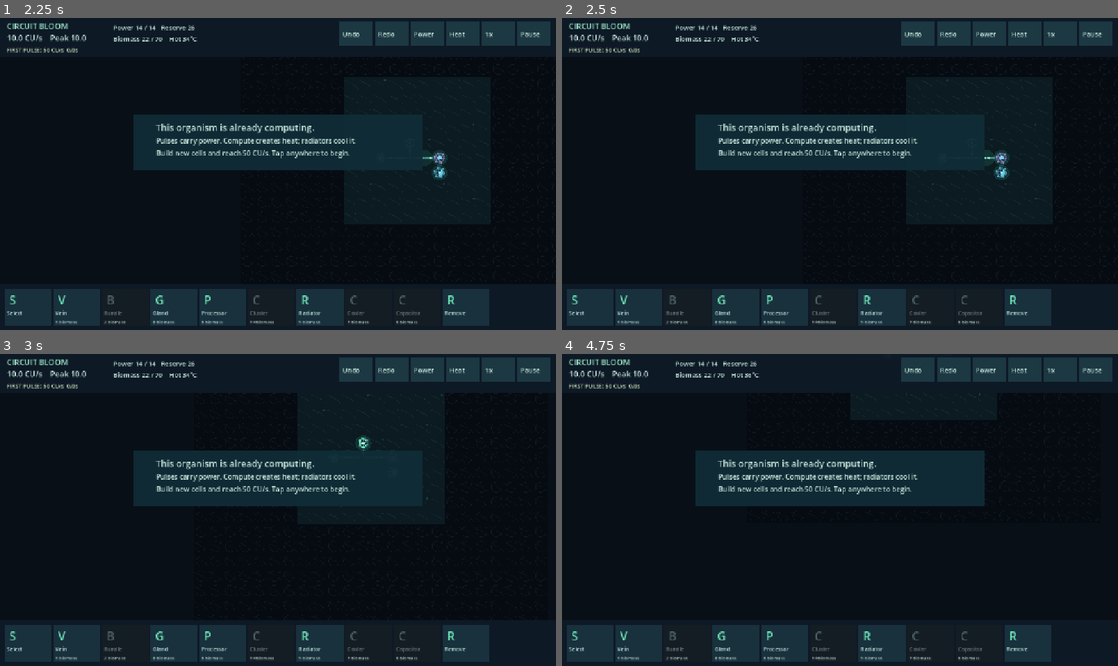
Above: before the commit, frames 1-4 (two rows, left to right).
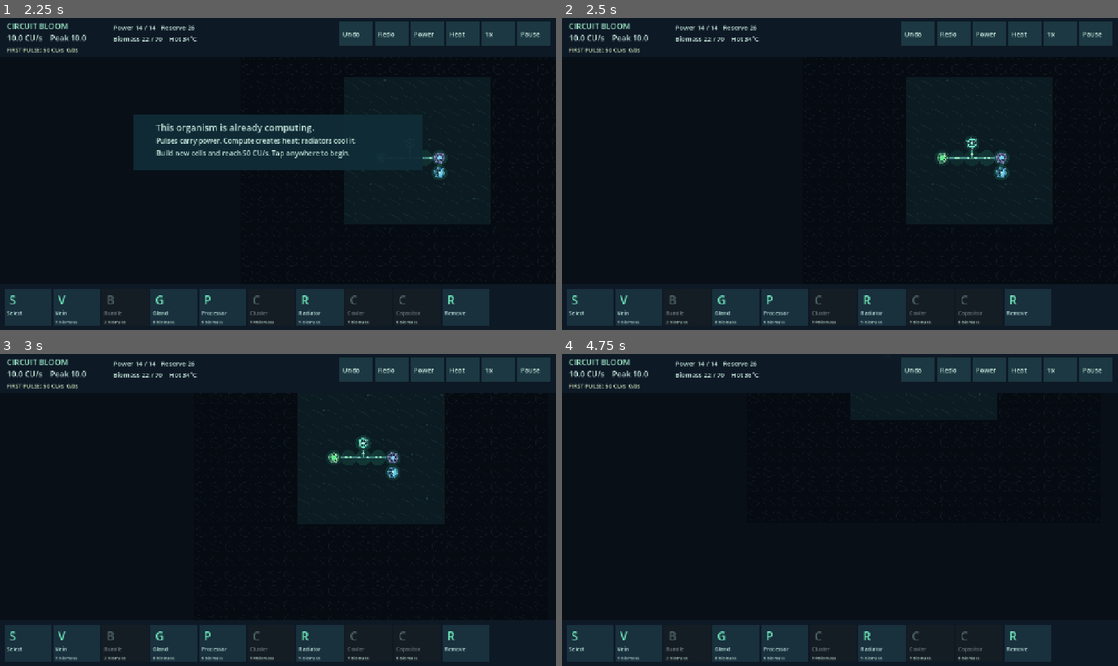
Above: after the commit, the same moments.

Repository: narmanb/circuit-bloom
Game: Godot game, scene res://scenes/Main.tscn
The game is run twice, just before and just after one commit, with the same random seed, the same clock (stepped at 60 frames per second) and the same inputs.
Inputs (mouse positions are in pixels of both pictures, inside the frame that each line leads up to):
- Up to frame 1 (2.25 s): tap Enter at 0.5, 2 s; drag from (278, 174) to (333, 105) at 0.52 s; tap Space at 1.25 s; drag from (166, 189) to (250, 236) at 1.27 s; move the mouse to (333, 105) at 2.02 s; tap Z at 2.1 s; click (333, 105) at 2.17 s
- Up to frame 2 (2.5 s): no input
- Up to frame 3 (3 s): tap Space at 2.75 s; drag from (250, 572) to (111, 463) at 2.77 s
- Up to frame 4 (4.75 s): tap Enter at 3.5 s; move the mouse to (1006, 556) at 3.52 s; tap Z at 3.6 s; click (1006, 556) at 3.67 s; tap Space at 3.77, 4.25 s; drag from (673, 463) to (756, 432) at 4.27 s

Frame 1 is identical in both runs. In frame 2, 6.8% of the frame differs, in the area x 24-76%, y 30-49%; in frame 3, 5.7%; in frame 4, 9.0%.

Commit message:
Expand simulation checks and configure Android SDK explicitly

Diff:
--- a/project.godot
+++ b/project.godot
@@ -19,5 +19,8 @@
 renderer/rendering_method.mobile="gl_compatibility"
 textures/default_filters/use_nearest_mipmap_filter=false
 
+[input_devices]
+pointing/emulate_mouse_from_touch=false
+
 [physics]
 common/physics_ticks_per_second=60
--- a/scripts/Catalog.gd
+++ b/scripts/Catalog.gd
@@ -15,8 +15,8 @@
 const ORDER := ["vein", "bundle", "gland", "processor", "cluster", "radiator", "cooler", "capacitor"]
 const GOALS := [
  {"name":"FIRST PULSE", "target":50.0, "seconds":0.2, "size":14, "biomass":160, "reward":"Capacitor Cell"},
- {"name":"STABLE CIRCUIT", "target":120.0, "seconds":15.0, "size":18, "biomass":280, "reward":"Cooling Gland"},
- {"name":"LIVING NETWORK", "target":250.0, "seconds":20.0, "size":22, "biomass":500, "reward":"Neural Bundle + Processor Cluster"},
+ {"name":"STABLE CIRCUIT", "target":120.0, "seconds":15.0, "size":18, "biomass":360, "reward":"Cooling Gland"},
+ {"name":"LIVING NETWORK", "target":250.0, "seconds":20.0, "size":22, "biomass":620, "reward":"Neural Bundle + Processor Cluster"},
  {"name":"SYNAPTIC GROWTH", "target":500.0, "seconds":30.0, "size":24, "biomass":950, "reward":"Full substrate"},
  {"name":"AWAKENING", "target":1000.0, "seconds":60.0, "size":24, "biomass":950, "reward":"Autonomous computation"}
 ]
--- a/scripts/Game.gd
+++ b/scripts/Game.gd
@@ -224,6 +224,9 @@
  var single := touches.size() == 1
  touches.erase(index)
  if not single or dragging: return
+ if tutorial == 0:
+  tutorial = 1
+  return
  var button := ui_button_at(pos)
  if button != "": choose_button(button)
  elif pos.y > 89.0 and pos.y < size.y - 106.0: edit_at(pos)
--- a/tests/run_tests.gd
+++ b/tests/run_tests.gd
@@ -72,9 +72,38 @@
  cooled.place("radiator", 11, 13)
  for i in 500: cooled.tick()
  check(cooled.heat[cooled.index(11, 12)] < hot, "passive radiator lowers equilibrium")
+ var active_cooling := Sim.new(false)
+ active_cooling.place("gland", 9, 12)
+ active_cooling.place("vein", 10, 12)
+ active_cooling.place("vein", 10, 13)
+ active_cooling.place("processor", 11, 12)
+ active_cooling.level = 2
+ active_cooling.place("cooler", 11, 13)
+ for i in 500: active_cooling.tick()
+ check(find_part(active_cooling, "cooler").power > 0.0, "active cooler receives routed power")
+ check(active_cooling.heat[active_cooling.index(11, 12)] < cooled.heat[cooled.index(11, 12)], "powered cooling beats passive cooling")
+ var capacitor := Sim.new(false)
+ capacitor.level = 1
+ capacitor.place("gland", 7, 12)
+ for x in range(8, 12): capacitor.place("vein", x, 12)
+ capacitor.place("processor", 12, 12)
+ capacitor.place("capacitor", 11, 11)
+ for i in 30: capacitor.tick()
+ check(find_part(capacitor, "capacitor").stored > 0.0, "connected capacitor charges under surplus")
+ capacitor.place("processor", 11, 13)
+ capacitor.place("processor", 10, 11)
+ capacitor.place("processor", 10, 13)
+ var empty := Sim.new(false)
+ empty.restore(capacitor.snapshot())
+ for p in empty.parts:
+  if p.id == "capacitor": p.stored = 0.0
+ capacitor.tick()
+ empty.tick()
+ check(capacitor.delivered > empty.delivered, "charged capacitor softens overload")
+ check(find_part(capacitor, "capacitor").stored < 40.0, "capacitor discharges finite energy")
  var saved := cooled.snapshot()
  var loaded := Sim.new(false)
- check(loaded.restore(saved), "restore snapshot")
+ check(loaded.restore(JSON.parse_string(JSON.stringify(saved))), "JSON save/load snapshot")
  check(loaded.parts.size() == cooled.parts.size() and loaded.heat.size() == 576, "saved layout and heat")
  var milestones := Sim.new(false)
  milestones.place("core", 9, 9)
Not shown, changed: .github/workflows/build.yml
